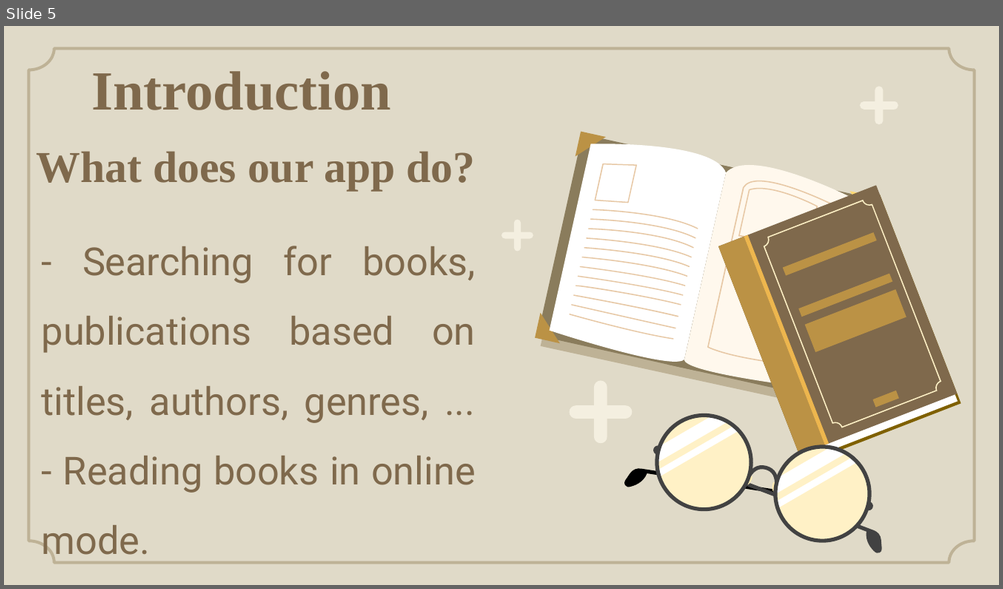
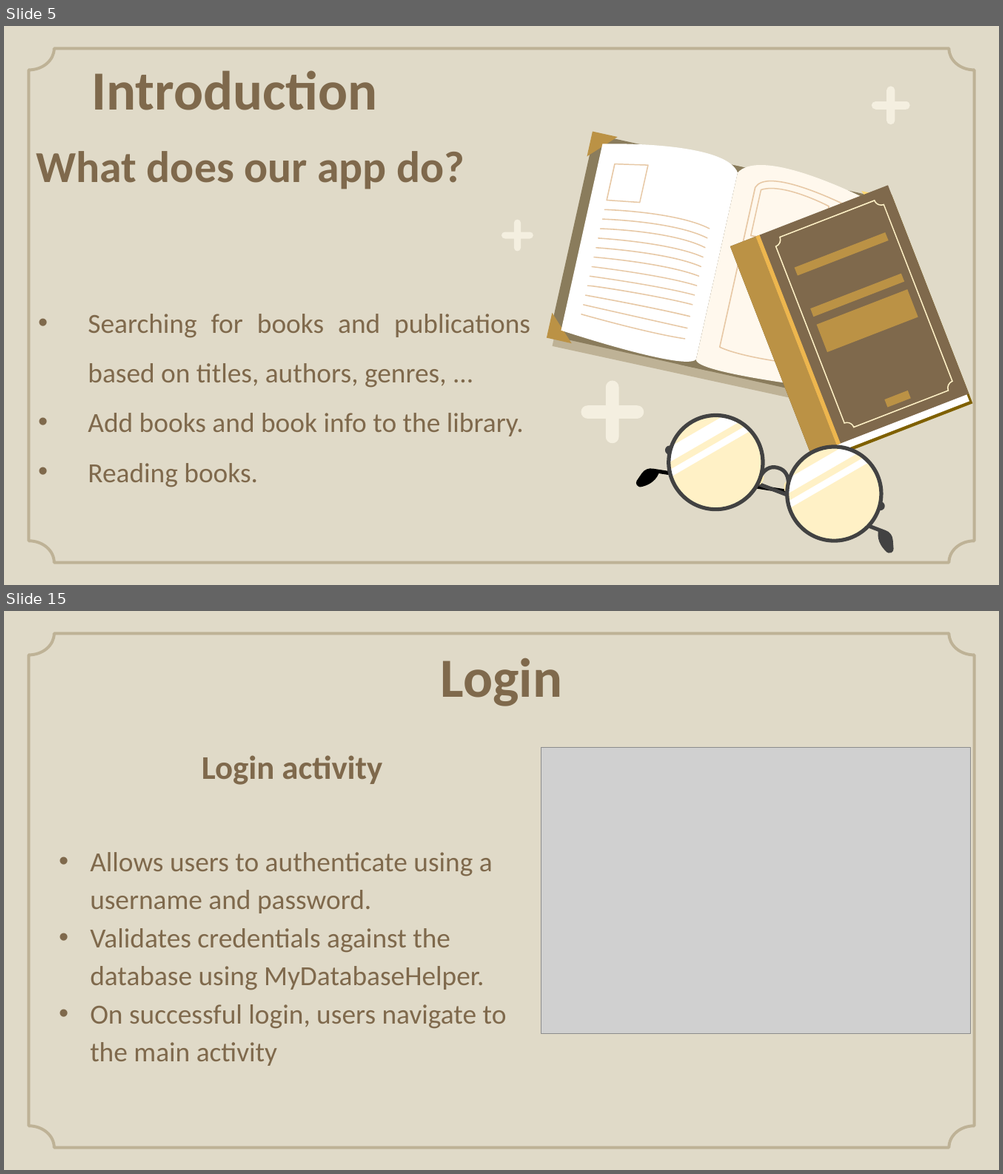
Before and after one commit to nguyenthanhnam2901/Librarymobile, a slide deck: Library.pptx. Shown one above the other, each under a label of ours: slide 5 before the commit, slides 5 and 15 after it; the slides between them are not shown. The pictures are 1003x589 and 1003x1174 pixels, drawn with LibreOffice and Linux fonts; fonts in the diff are those of the drawing; grey boxes stand for pictures; background and template pictures are left out. Boxes give left, top, right and bottom in pixels: in the first picture for what was removed or moved away, otherwise in the second. Text is boxed around its words. In the diff, an @@ line names an element or a change of style, - is before the commit and + after.

```diff
--- a/Library.pptx
+++ b/Library.pptx
@@ slide 15 added at (4,611,999,1170), background #E0DAC8; not listed: 1 template element that a slide beside it also shows @@
@@ title added at (441,658,562,706), 40 pt, text #7F694C, bold @@
+Login
@@ title added at (202,755,382,785), 24 pt, text #7F694C, bold @@
+Login activity
@@ picture added at (541,747,970,1034) @@
@@ subtitle added at (90,852,506,1066), 20 pt, text #7F694C @@
+• Allows users to authenticate using a username and password.
+• Validates credentials against the database using MyDatabaseHelper.
+• On successful login, users navigate to the main activity
@@ slide 5 changed as well @@
@@ title "Introduction" at (91,70,377,110): font Times New Roman to Calibri @@
@@ title "What does our app do?" at (37,151,464,190): font Times New Roman to Calibri @@
@@ subtitle at (88,314,530,488): text changed; size 28 to 20 pt; font Roboto to Calibri @@
-- Searching for books, publications based on titles, authors, genres, ...
-- Reading books in online mode.
+• Searching for books and publications based on titles, authors, genres, ...
+• Add books and book info to the library.
+• Reading books.
@@ 55 freeform shapes: place and size @@
-55 freeform shapes at (535,86,961,554)
+55 freeform shapes at (546,86,973,554)
```
Also in this commit, not shown: 14 other slides changed, 5 other slides added, 2 slides removed.
